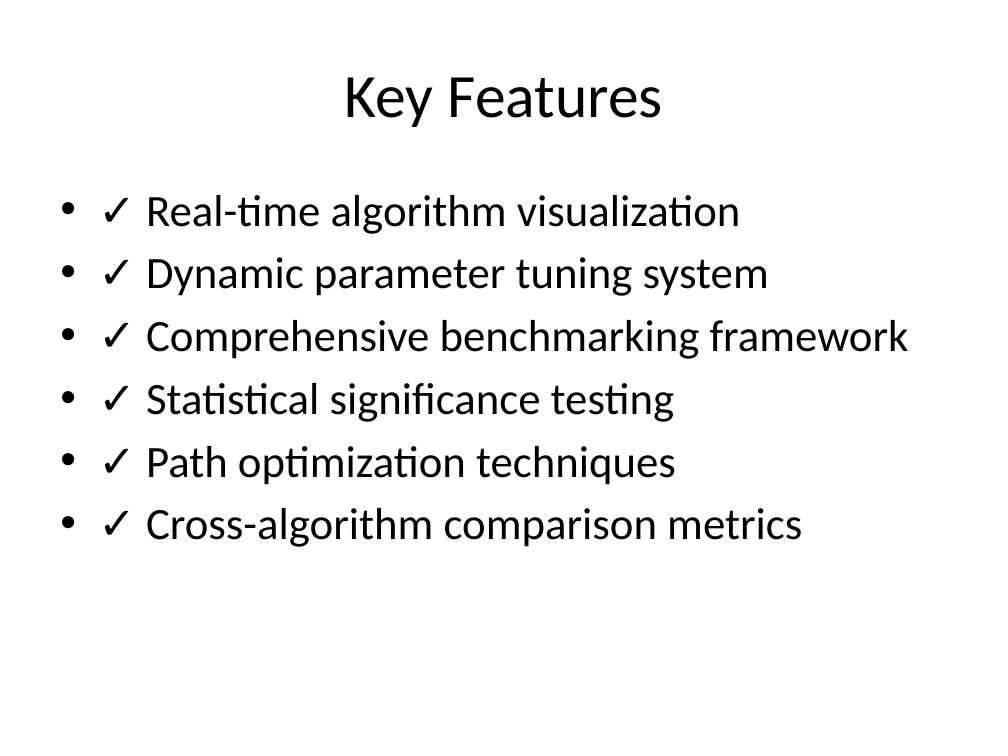
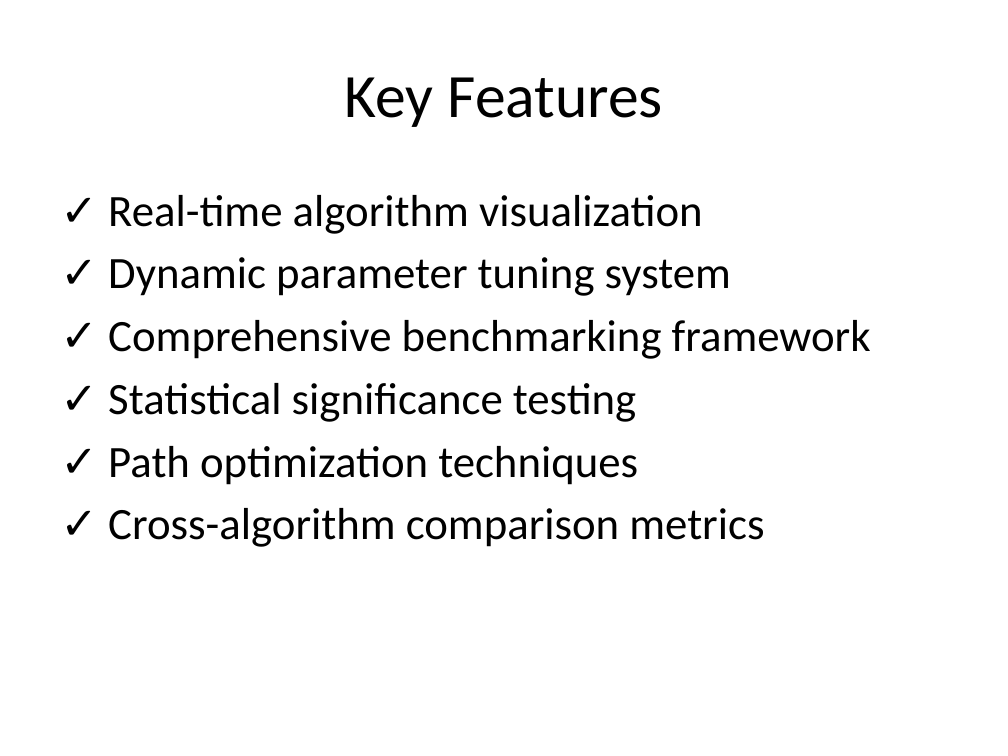
Before and after one commit to 0-Ahmed-Tamer-0/Robotics_project, a slide deck: slide 4 of SwarmMazeSolver.pptx. Drawn at 1008x756 pixels with LibreOffice and Linux fonts; fonts in the diff are those of the drawing. Boxes give left, top, right and bottom in pixels: in the first picture for what was removed or moved away, otherwise in the second. Text is boxed around its words. In the diff, an @@ line names an element or a change of style, - is before the commit and + after.

```diff
--- a/SwarmMazeSolver.pptx
+++ b/SwarmMazeSolver.pptx
@@ text "✓ Real-time algorithm visualization" at (x1=108, y1=195, x2=871, y2=547): bullet • to none @@
```
Also in this commit, not shown: 4 other slides changed.
